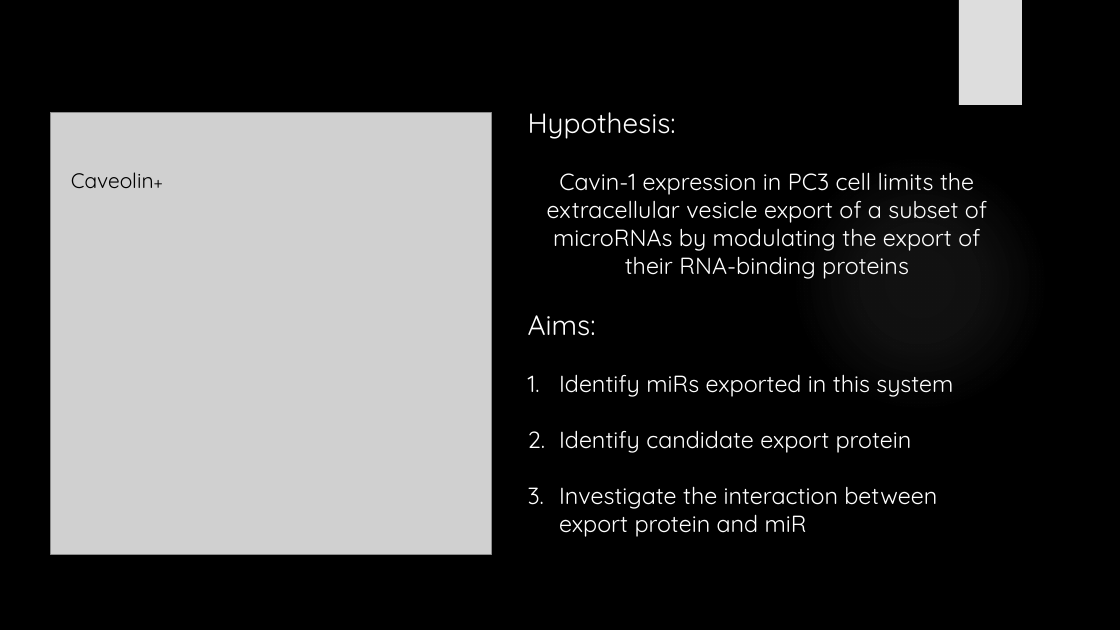
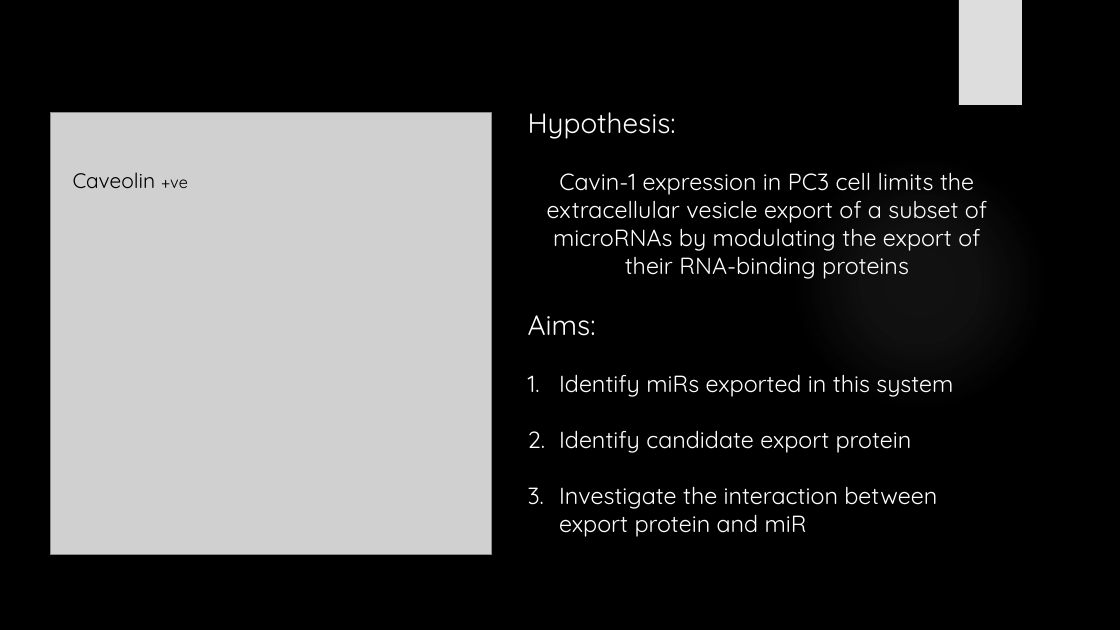
Before and after one commit to HarleyRobinson/Honours2, a slide deck: slide 6 of SeminarSlides.pptx. Drawn at 1120x630 pixels with LibreOffice and Linux fonts; fonts in the diff are those of the drawing; grey boxes stand for pictures; background and template pictures are left out. Boxes give left, top, right and bottom in pixels: in the first picture for what was removed or moved away, otherwise in the second. Text is boxed around its words. In the diff, an @@ line names an element or a change of style, - is before the commit and + after.

```diff
--- a/SeminarSlides.pptx
+++ b/SeminarSlides.pptx
@@ text at (73,172,188,188): text changed @@
-Caveolin+
+Caveolin +ve
```
Also in this commit, not shown: 5 other slides changed, 1 slide added, 1 slide removed, 17 other files.
